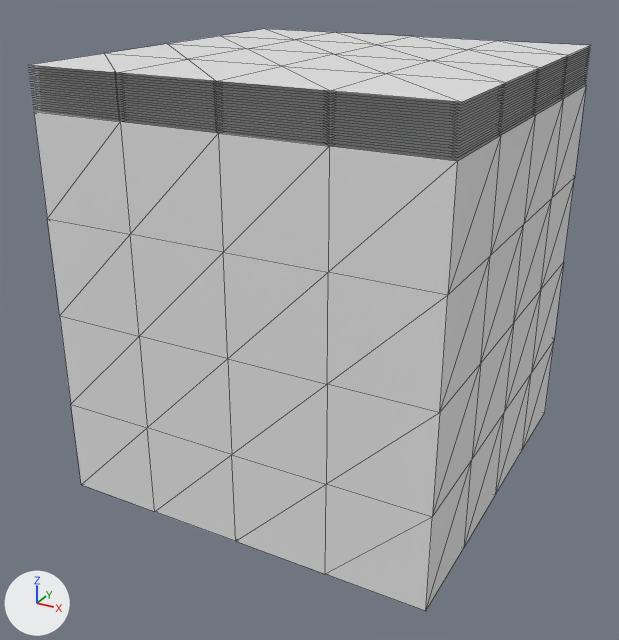
Renders of the COLLADA model HighScore/Models/grass.dae from each side of a commit.
One viewpoint serves both versions: a 50 mm lens placed at (1.97, -3.84, 2.69), pointed at (-0.05, -0.15, 0.85). Arrows for +X, +Y and +Z are at lower left; the lights stay in place. Mesh edges are drawn as thin lines.

Names of what the first picture shows: 'Grass'.
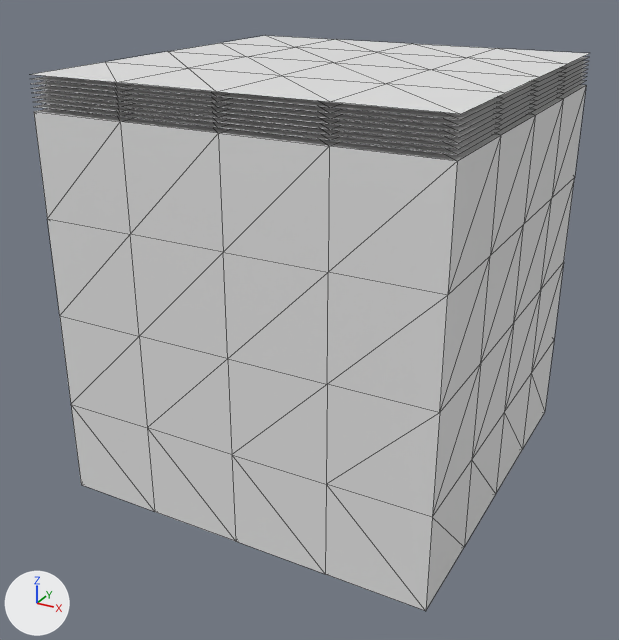
Location of each change, [x1, y1, x2, y2] in pixels of the pictures (619 x 640 px; the box of a moved part takes in the faces that stretch with it):
'Grass', reshaped: before [29, 29, 590, 611]; after [30, 36, 590, 611]
part 1 of me_cube_006, deleted: before [29, 29, 590, 158]
part 2 of me_cube_006, moved or reshaped: [71, 341, 554, 611] in both

Patch to the scene script:
```diff
--- a/HighScore/Models/grass.dae.py
+++ b/HighScore/Models/grass.dae.py
@@ me_cube_006 @@
 # used by ob_grass; location = (0.0, 0.0, 0.0)
-me_cube_006.from_pydata(...)  # 598 vertices, 832 faces; spans x -1.0..1.0, y -1.0..1.0, z 0.0..2.2
+me_cube_006.from_pydata(...)  # 298 vertices, 448 faces; spans x -1.0..1.0, y -1.0..1.0, z 0.0..2.16
+# me_cube_006 part 1: 12 loose pieces with 300 vertices, spanning x -1.0..1.0, y -1.0..1.0, z 2.01..2.2, are deleted
+# me_cube_006 part 2
+# 32 faces are deleted
+# 32 new faces join them
 me_cube_006.materials.append(mat_grass)
```
